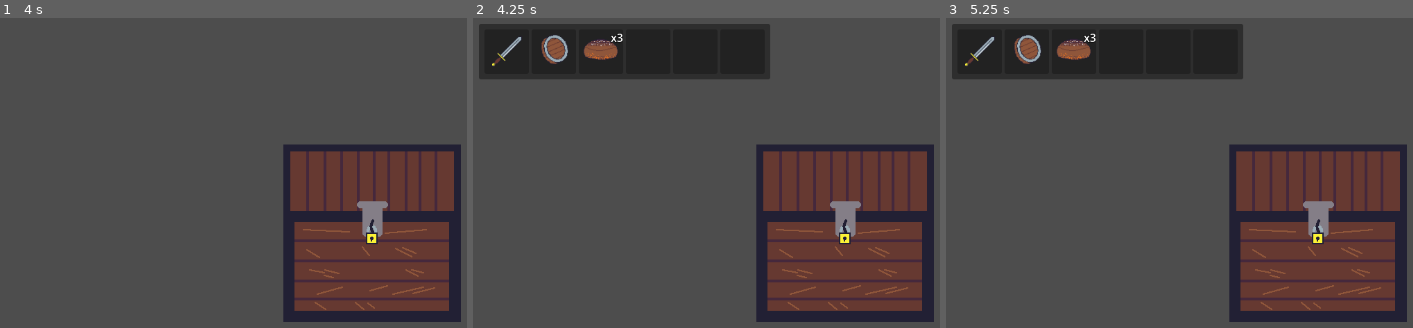
Above: before the commit, frames 1-3 (left to right).
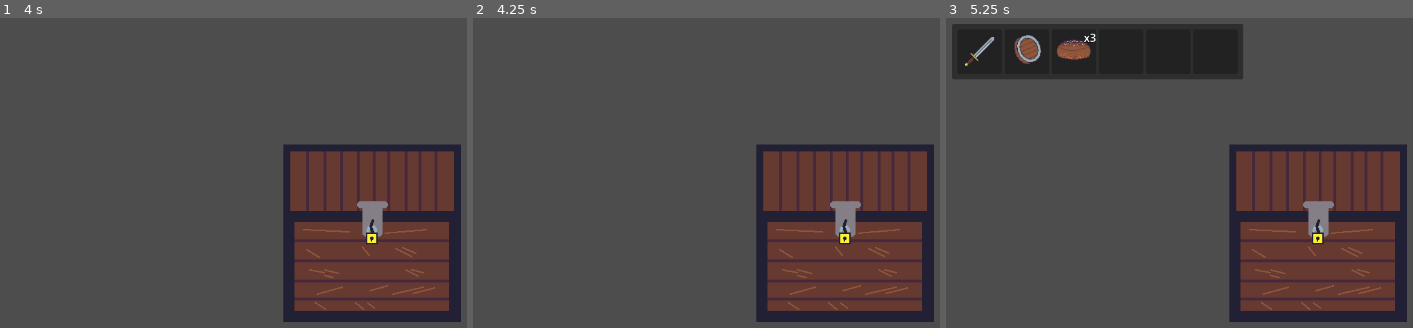
Above: after the commit, the same moments.

Repository: QGeeDev/CraftVentory2D
Game: Godot game, scene res://examples/ExampleScene.tscn
Two runs of this game, one before a commit and one after it. Both use one fixed random seed, a clock stepped at 60 frames per second and the inputs below. The project has no main scene, so this scene is started directly.
Inputs (mouse positions are in pixels of both pictures, inside the frame that each line leads up to):
- Up to frame 1 (4 s): tap Enter at 0.5, 2, 3.5 s; move the mouse to (outside the picture) at 0.52 s; click (outside the picture) at 0.67 s; tap Space at 1.25, 2.75 s; move the mouse to (238, 262) at 1.27 s; click (238, 262) at 1.42 s; move the mouse to (outside the picture) at 2.02 s; click (outside the picture) at 2.17 s; move the mouse to (outside the picture) at 2.77 s; click (outside the picture) at 2.92 s; move the mouse to (outside the picture) at 3.52 s; click (outside the picture) at 3.67 s
- Up to frame 2 (4.25 s): tap Tab (toggle_inventory_view) at 4.15 s
- Up to frame 3 (5.25 s): move the mouse to (1104, 173) at 4.27 s; click (1104, 173) at 4.42 s; tap Space at 5 s; move the mouse to (1384, 241) at 5.02 s; click (1384, 241) at 5.17 s

Frame 1 is identical in both runs. In frame 2, 11% of the frame differs, in the area x 1-64%, y 1-20%; in frame 3, nothing differs.

Commit message:
Added clickable chest to open inventory

Diff:
--- a/examples/ExampleScene.tscn
+++ b/examples/ExampleScene.tscn
@@ -6,6 +6,9 @@
 [ext_resource type="PackedScene" uid="uid://6hllgdw8u3y4" path="res://examples/LootChest.tscn" id="2_ump08"]
 [ext_resource type="Resource" uid="uid://0l3f11er74q8" path="res://examples/resources/inventory/ExampleInventory.tres" id="3_ctrg2"]
 [ext_resource type="Texture2D" uid="uid://dwb280vij5h6g" path="res://examples/resources/textures/Chest.png" id="6_yt2xr"]
+
+[sub_resource type="RectangleShape2D" id="RectangleShape2D_5vofo"]
+size = Vector2(256, 256)
 
 [node name="ExampleScene" type="Node2D"]
 script = ExtResource("1_lm27m")
@@ -35,3 +38,10 @@
 [node name="Sprite2D" type="Sprite2D" parent="LootChest"]
 position = Vector2(538, 312)
 texture = ExtResource("6_yt2xr")
+
+[node name="Area2D" type="Area2D" parent="LootChest/Sprite2D"]
+
+[node name="CollisionShape2D" type="CollisionShape2D" parent="LootChest/Sprite2D/Area2D"]
+shape = SubResource("RectangleShape2D_5vofo")
+
+[connection signal="input_event" from="LootChest/Sprite2D/Area2D" to="LootChest" method="_on_area_2d_input_event"]
--- a/examples/LootChest.gd
+++ b/examples/LootChest.gd
@@ -13,6 +13,8 @@
 func _process(delta):
 	pass
 
-func _unhandled_input(event: InputEvent) -> void:
-	if(Input.is_action_just_pressed("toggle_inventory_view")):
+func _on_area_2d_input_event(viewport, event, shape_idx):
+	if event is InputEventMouseButton \
+	and event.button_index == MOUSE_BUTTON_LEFT \
+	and event.is_pressed():
 		toggle_inventory_visible.emit()
Not shown: 1 places in examples/ExampleScene.tscn that only renumber resources
